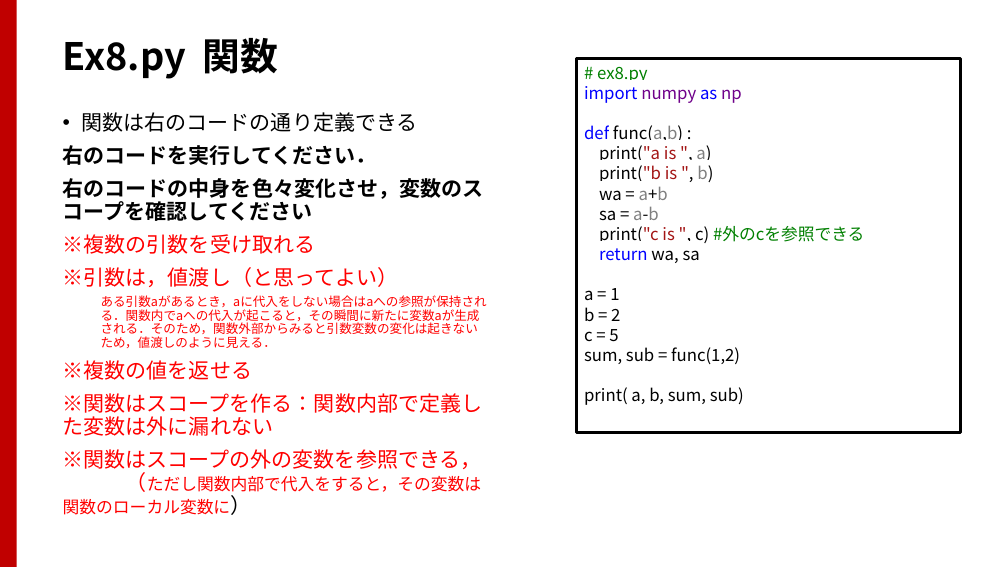
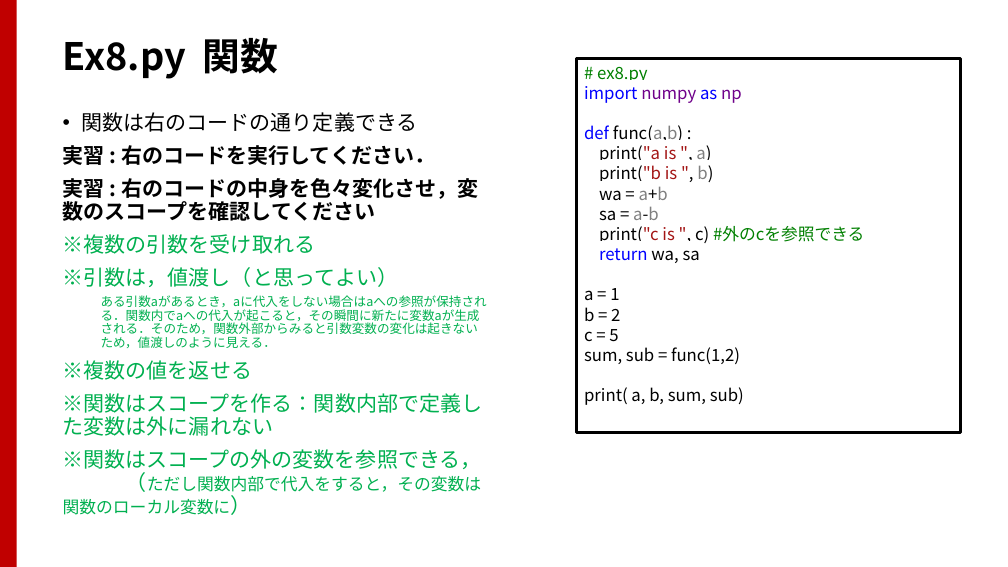
Before and after one commit to TakashiIjiri/TakashiIjiri.github.io, a slide deck: slide 18 of classes/dm2017/DigitalMedia2_13.pptx. Drawn at 1008x567 pixels with LibreOffice and Linux fonts; fonts in the diff are those of the drawing. Boxes give left, top, right and bottom in pixels: in the first picture for what was removed or moved away, otherwise in the second. Text is boxed around its words. In the diff, an @@ line names an element or a change of style, - is before the commit and + after.

```diff
--- a/classes/dm2017/DigitalMedia2_13.pptx
+++ b/classes/dm2017/DigitalMedia2_13.pptx
@@ text at box(63, 145, 479, 221): text changed @@
-右のコードを実行してください．
-右のコードの中身を色々変化させ，変数のスコープを確認してください
+実習 : 右のコードを実行してください．
+実習 : 右のコードの中身を色々変化させ，変数のスコープを確認してください
@@ text at box(63, 234, 487, 515): text colour #FF0000 to #00B050 in "※複数の引数を受け取れる", "※引数は，値渡し（と思ってよい）", "ある引数aがあるとき，aに代入をしない場合はaへの参照が保持される．関数内でaへの代入が起こると，その瞬間に新たに変数a ...", "※複数の値を返せる" and 2 more places; text colour #000000 to #00B050 in "（ただし関数内部で代入をすると，その変数は関数のローカル変数に）" @@
```
Also in this commit, not shown: 11 other slides changed, 2 other files.
